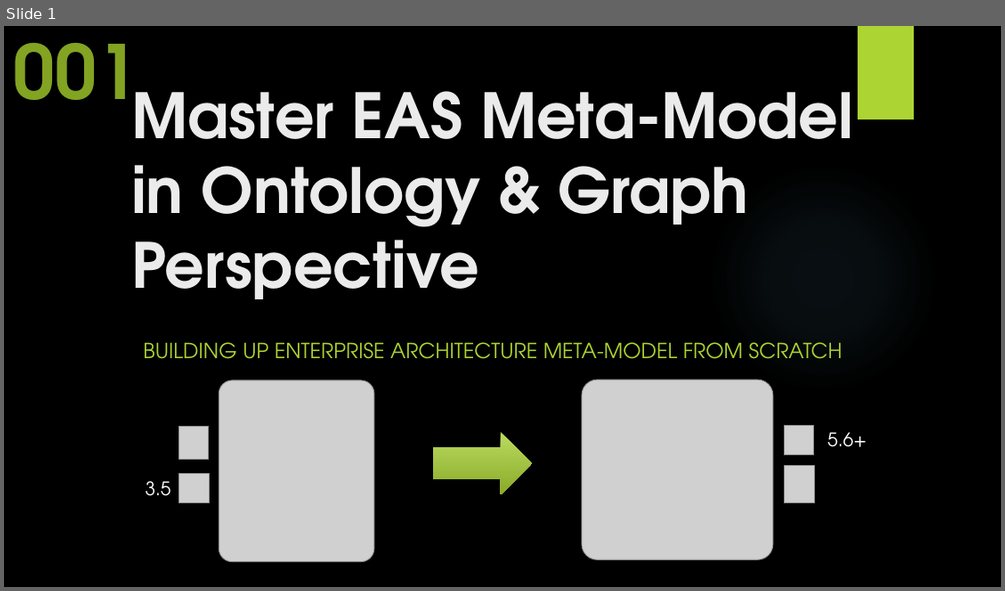
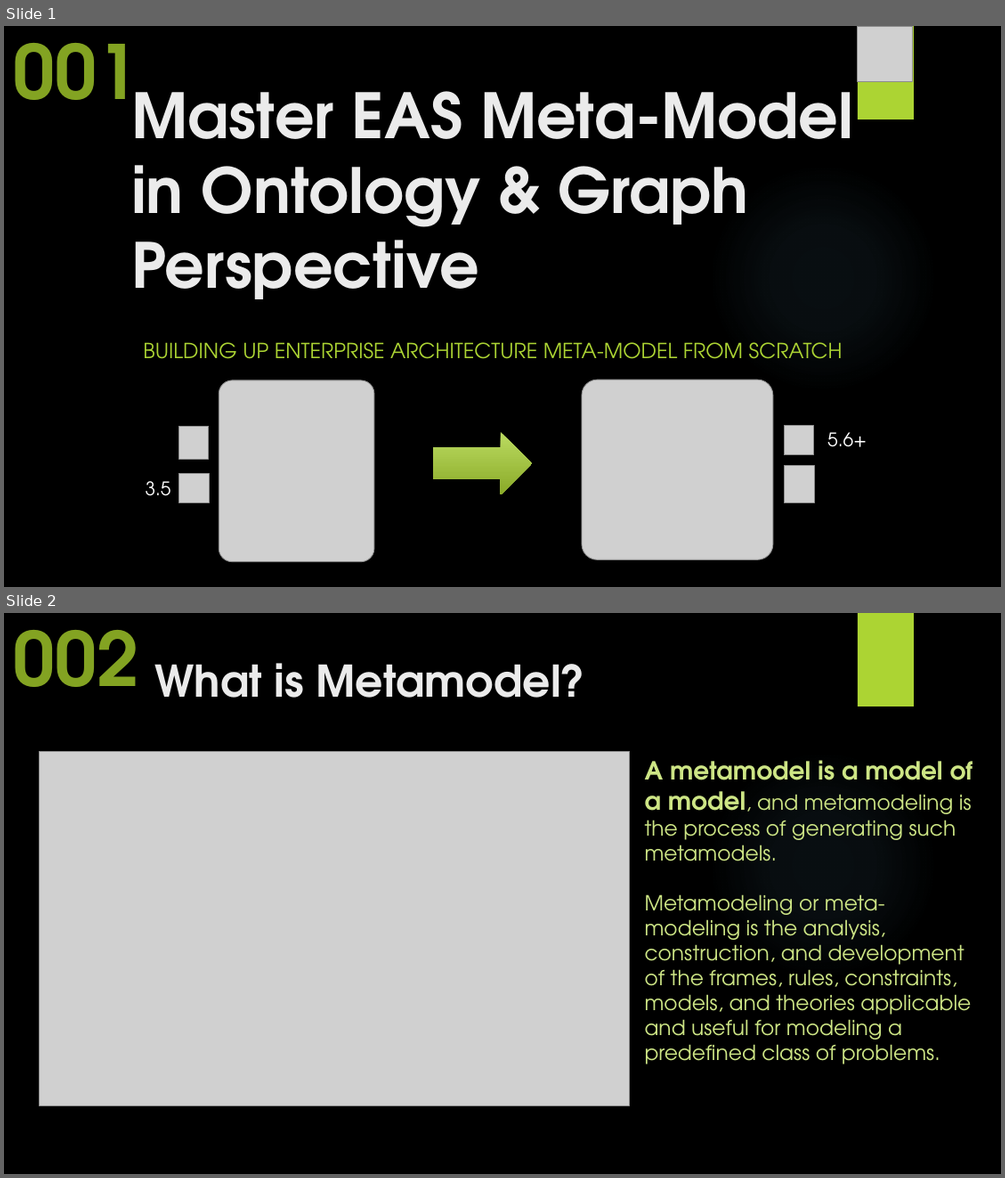
Before and after one commit to yasenstar/EA_MetaModel, a slide deck: Master_EAS_Meta-Model.pptx. Shown one above the other, each under a label of ours: slide 1 before the commit, slides 1 and 2 after it. The pictures are 1005x591 and 1005x1178 pixels, drawn with LibreOffice and Linux fonts; fonts in the diff are those of the drawing; grey boxes stand for pictures; background and template pictures are left out. Boxes give left, top, right and bottom in pixels: in the first picture for what was removed or moved away, otherwise in the second. Text is boxed around its words. In the diff, an @@ line names an element or a change of style, - is before the commit and + after.

```diff
--- a/Master_EAS_Meta-Model.pptx
+++ b/Master_EAS_Meta-Model.pptx
@@ slide 2 added at (4, 613, 1001, 1174), background picture (left out); not listed: 1 template element that a slide beside it also shows @@
@@ text added at (13, 630, 138, 687), 72 pt, text #83A322, bold @@
+002
@@ rectangle added at (858, 613, 914, 706), fill #ACD433 @@
@@ title added at (155, 663, 585, 698), 42 pt, text #EBEBEB, bold @@
+What is Metamodel?
@@ picture added at (39, 751, 630, 1105) @@
@@ text added at (645, 760, 973, 1064), 20 pt, text #CDE585 @@
+A metamodel is a model of a model, and metamodeling is the process of generating such metamodels.
+Metamodeling or meta-modeling is the analysis, construction, and development of the frames, rules, constraints, models, and theories applicable and useful for modeling a predefined class of problems.
@@ slide 1 changed as well @@
@@ picture added at (858, 26, 913, 81) @@
```
Also in this commit, not shown: 4 other slides changed, 1 other slide added, 8 other files.
